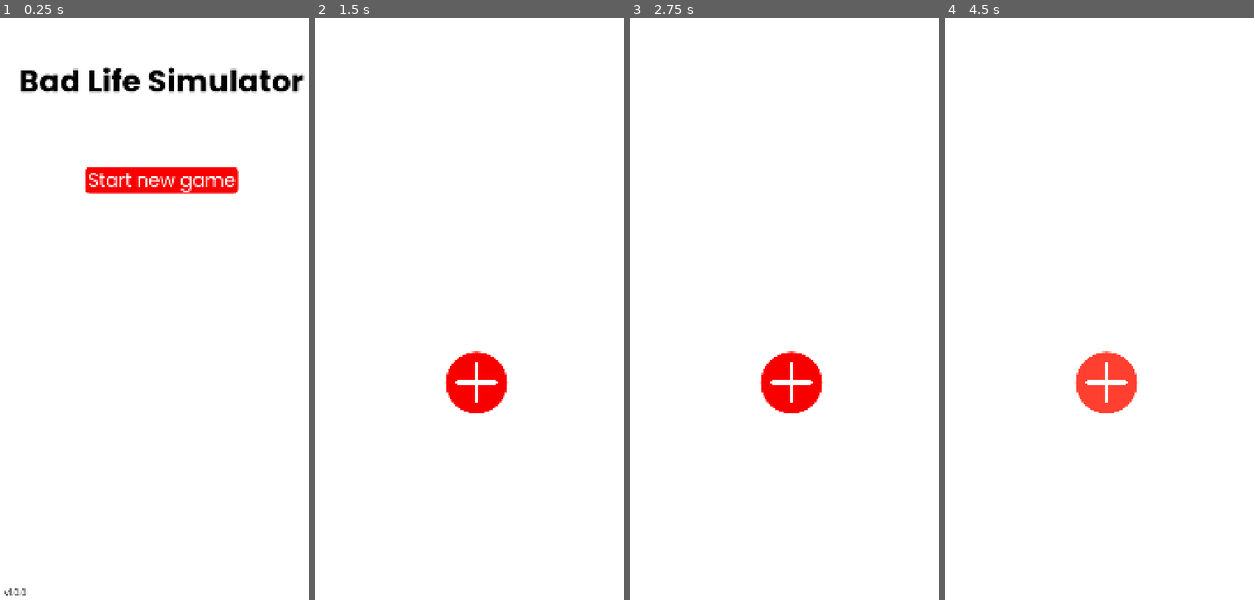
Above: before the commit, frames 1-4 (left to right).
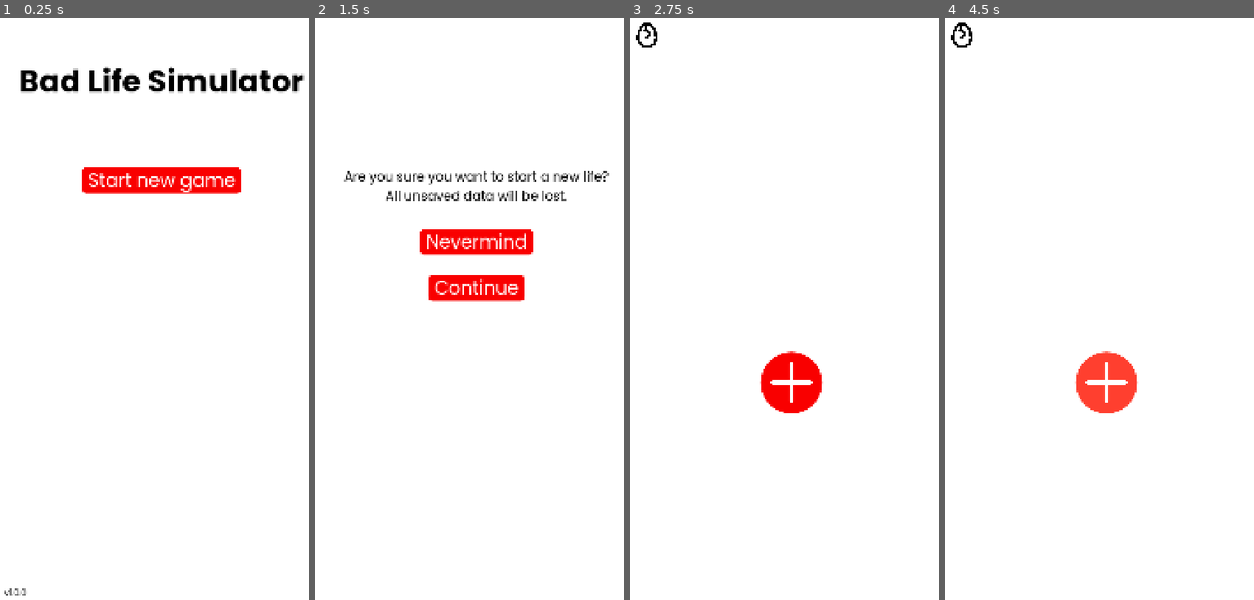
Above: after the commit, the same moments.

Repository: gaulsoodmanbls/badlifesimulator
Game: Godot game, scene res://pages/index.tscn
The game is run twice, just before and just after one commit, with the same random seed, the same clock (stepped at 60 frames per second) and the same inputs.
Inputs (mouse positions are in pixels of both pictures, inside the frame that each line leads up to):
- Up to frame 1 (0.25 s): no input
- Up to frame 2 (1.5 s): click "Start new game" at 0.5 s; click (333, 35) at 1.27 s
- Up to frame 3 (2.75 s): click (790, 239) at 2 s, where only the run after the commit has a clickable "Nevermind"
- Up to frame 4 (4.5 s): click (963, 35) at 2.77 s; click (1105, 285) at 3.5 s, where only the run after the commit has a clickable "Continue"; click (1105, 384) at 4.25 s

The runs differ from the first frame. In frame 1, 0.1% of the frame differs, in the area x 26-79%, y 25-31%; in frame 2, 5.7%, in the area x 9-96%, y 26-68%; in frame 3, 0.1%; in frame 4, 0.1%.

Commit message:
the skeleton of a game menu

Diff:
--- a/objects/button_default.tscn
+++ b/objects/button_default.tscn
@@ -2,7 +2,7 @@
 
 [ext_resource type="Theme" uid="uid://bstk834mafqp" path="res://styles/button1/button1.tres" id="1_j2vkb"]
 
-[node name="button" type="Button"]
+[node name="button" type="Button" unique_id=1544237965]
 offset_right = 479.0
 offset_bottom = 84.0
 theme = ExtResource("1_j2vkb")
--- a/pages/game_menu.tscn
+++ b/pages/game_menu.tscn
@@ -1,10 +1,28 @@
 [gd_scene format=3 uid="uid://dvq8vnrwr8s80"]
 
+[ext_resource type="Script" uid="uid://cyy3scf1t076l" path="res://pages/scripts/gameMenu.gd" id="1_4h7a2"]
 [ext_resource type="PackedScene" uid="uid://pmo8e2dmbkfm" path="res://objects/background.tscn" id="1_owp1n"]
 [ext_resource type="PackedScene" uid="uid://cnln4k2n2uldd" path="res://objects/circular_button.tscn" id="2_jhx4l"]
 [ext_resource type="Texture2D" uid="uid://i1sobtkpdvcs" path="res://assets/plus-white.png" id="3_hnohk"]
+[ext_resource type="Texture2D" uid="uid://di3wdmdrsyafk" path="res://assets/egg-cracked-full-used-rotated.png" id="4_4h7a2"]
+[ext_resource type="Texture2D" uid="uid://dem3xsw7xi24n" path="res://assets/egg-cracked.png" id="5_ec2j7"]
 
-[node name="gameMenu" type="Node2D" unique_id=1681199249]
+[sub_resource type="StyleBoxTexture" id="StyleBoxTexture_qyc5l"]
+texture = ExtResource("4_4h7a2")
+
+[sub_resource type="StyleBoxTexture" id="StyleBoxTexture_smqxy"]
+texture = ExtResource("5_ec2j7")
+
+[sub_resource type="StyleBoxTexture" id="StyleBoxTexture_27i3a"]
+texture = ExtResource("4_4h7a2")
+
+[sub_resource type="Theme" id="Theme_bqpvg"]
+Button/styles/hover = SubResource("StyleBoxTexture_qyc5l")
+Button/styles/normal = SubResource("StyleBoxTexture_smqxy")
+Button/styles/pressed = SubResource("StyleBoxTexture_27i3a")
+
+[node name="game_menu" type="Node2D" unique_id=1681199249]
+script = ExtResource("1_4h7a2")
 
 [node name="background" parent="." unique_id=305944048 instance=ExtResource("1_owp1n")]
 
@@ -18,3 +36,22 @@
 position = Vector2(100, 100)
 scale = Vector2(0.25, 0.25)
 texture = ExtResource("3_hnohk")
+
+[node name="newGameEgg" type="Button" parent="." unique_id=1188804162]
+anchors_preset = 8
+anchor_left = 0.5
+anchor_top = 0.5
+anchor_right = 0.5
+anchor_bottom = 0.5
+offset_left = 20.0
+offset_top = 20.0
+offset_right = 120.0
+offset_bottom = 120.0
+grow_horizontal = 2
+grow_vertical = 2
+pivot_offset = Vector2(50, 50)
+theme = SubResource("Theme_bqpvg")
+
+[connection signal="mouse_entered" from="newGameEgg" to="." method="_on_new_game_egg_mouse_entered"]
+[connection signal="mouse_exited" from="newGameEgg" to="." method="_on_new_game_egg_mouse_exited"]
+[connection signal="pressed" from="newGameEgg" to="." method="_on_new_game_egg_pressed"]
--- /dev/null
+++ b/pages/new_game_confirmation.tscn
@@ -0,0 +1,37 @@
+[gd_scene format=3 uid="uid://bkg6f4t01e6x6"]
+
+[ext_resource type="PackedScene" uid="uid://pmo8e2dmbkfm" path="res://objects/background.tscn" id="1_87tfo"]
+[ext_resource type="Script" uid="uid://bx3k8owwet80g" path="res://pages/scripts/newGameConfirmation.gd" id="1_batlk"]
+[ext_resource type="LabelSettings" uid="uid://dl6sog5hfkb6u" path="res://styles/text/body.tres" id="2_lntjx"]
+[ext_resource type="PackedScene" uid="uid://ck7ra4cupjjkm" path="res://objects/button_default.tscn" id="3_a71gq"]
+
+[node name="new_game_confirmation" type="Node2D" unique_id=804291492]
+script = ExtResource("1_batlk")
+
+[node name="background" parent="." unique_id=804214627 instance=ExtResource("1_87tfo")]
+
+[node name="warning" type="Label" parent="." unique_id=1188178802]
+offset_top = 500.0
+offset_right = 1080.0
+offset_bottom = 623.0
+text = "Are you sure you want to start a new life?
+All unsaved data will be lost."
+label_settings = ExtResource("2_lntjx")
+horizontal_alignment = 1
+
+[node name="cancel" parent="." unique_id=1658048527 instance=ExtResource("3_a71gq")]
+offset_left = 376.0
+offset_top = 700.0
+offset_right = 704.0
+offset_bottom = 784.0
+text = "Nevermind"
+
+[node name="yes" parent="." unique_id=1544237965 instance=ExtResource("3_a71gq")]
+offset_left = 403.0
+offset_top = 850.0
+offset_right = 677.0
+offset_bottom = 934.0
+text = "Continue"
+
+[connection signal="pressed" from="cancel" to="." method="_on_cancel_pressed"]
+[connection signal="pressed" from="yes" to="." method="_on_yes_pressed"]
--- /dev/null
+++ b/pages/scripts/gameMenu.gd
@@ -0,0 +1,16 @@
+extends Node2D #author(s): Ethan Scott
+
+
+# Called when the node enters the scene tree for the first time.
+func _ready() -> void:
+	pass # Replace with function body.
+
+
+func _on_new_game_egg_mouse_entered() -> void: #when the mouse is hovered over the new game egg button
+	$newGameEgg.scale = Vector2(1.1, 1.1) #increases size by 10%
+
+func _on_new_game_egg_mouse_exited() -> void: #when the mouse leaves hovering the new game egg button
+	$newGameEgg.scale = Vector2(1, 1) #sets size back to normal
+
+func _on_new_game_egg_pressed() -> void: #on new game egg button clicked
+	get_tree().change_scene_to_file("res://pages/new_game_confirmation.tscn")
--- a/pages/scripts/index.gd
+++ b/pages/scripts/index.gd
@@ -5,7 +5,7 @@
 func _ready() -> void:
 	if OS.get_name() == "Windows" || OS.get_name() == "Linux": #checks if you're running windows or linux
 		print("you're running windows or linux")
-		var screenResolution: Vector2i = DisplayServer.screen_get_size(DisplayServer.window_get_current_screen()) #gets resolution of screen and saves it as a vector to a variable.
+		var _screenResolution: Vector2i = DisplayServer.screen_get_size(DisplayServer.window_get_current_screen()) #gets resolution of screen and saves it as a vector to a variable.
 		DisplayServer.window_set_size(Vector2i(360, 640)) #sets window resolution to 640 x 360, or 1/3 of the original size. This makes the window managable on lower-resolution screens.
 		DisplayServer.window_set_position(Vector2i(100, 100)) #sets window position to the top-left of the screen. Without any repositioning, the window is by default clipping off the screen on PC displays with a resolution of 1080p or lower.
 		print("window size adjusted")
--- /dev/null
+++ b/pages/scripts/newGameConfirmation.gd
@@ -0,0 +1,9 @@
+extends Node2D
+
+
+func _on_cancel_pressed() -> void:
+	get_tree().change_scene_to_file("res://pages/game_menu.tscn") #cancel; go back to game menu
+
+
+func _on_yes_pressed() -> void:
+	get_tree().change_scene_to_file("res://pages/new_random_game.tscn") #new random game
--- a/pages/scripts/newRandomGame.gd
+++ b/pages/scripts/newRandomGame.gd
@@ -2,7 +2,7 @@
 #generates a random life for the player
 
 
-var tips = ["Stuck? Try not being stuck.", "Working minimum  …(944 unchanged characters)… .", "You're eating too much drywall.", "You should have gone to Specsavers.", "Famous poet Reinhardt Böhmer died in 1997 after buying an armchair 14 minutes before it went on a 90% flash sale."] #tips to be displayed on the screen during loading :)
+var tips = ["Stuck? Try not being stuck.", "Working minimum  …(944 unchanged characters)… .", "You're eating too much drywall.", "Famous poet Reinhardt Böhmer died in 1997 after buying an armchair 14 minutes before it went on a 90% flash sale.", "'I'm gonna make him an offer he can[...] refuse.'"] #tips to be displayed on the screen during loading :)
 
 
 #name variables
@@ -10,7 +10,7 @@
 
 const fFirstNames = ["Minh", "Arwyn", "Lily", "Violet", "Fresh", "Plunk", "Hannah", "Elena", "Sienna", "Alice", "Jacque …(1215 unchanged characters)…
 
-const uFirstNames = ["Robyn", "Jesse", "Quinn", "Riley", "Ch …(199 unchanged characters)… lef", "Gord", "Rowan", "Aether", "Jamie"] #unisex first names
+const uFirstNames = ["Robyn", "Jesse", "Quinn", "Riley", "Ch …(199 unchanged characters)… lef", "Gord", "Rowan", "Aether", "Jamie", "Old Jr."] #unisex first names
 
 const lastNames = ["Fries", "Smith", "Daniels", "Derulo", "Bush", "Wheeler", "Lanyard", "Scott", "Waterson", "Karmichae …(2274 unchanged characters)…
 
@@ -18,6 +18,21 @@
 
 const rareLastNames = ["", "Ery", "Tonk Shank", "Man", "Salad", "Concerning", "", "Recipe", "Guy", "Lol", "DaDuck", "Mc …(196 unchanged characters)…
 
+func cleanLife(): #resets your existing life (if any) and generates new stats
+	global.joy = randi_range(0, 100)
+	global.health = randi_range(0, 100)
+	global.intellect = randi_range(10, 90)
+	global.looks = randi_range(10, 90)
+	global.age = 0
+	global.sex = ""
+	global.firstName = ""
+	global.lastName = ""
+	global.familyFirstNames = []
+	global.familyLastNames = []
+	global.familyTypes = []
+	global.familyAges = []
+	global.familyRelationships = []
+	global.familySexes = []
 
 func namePicker(): #generates a full name for the player
 	print(str(mFirstNames.size()) + " masculine first names.")
@@ -235,7 +250,8 @@
 	print("Health: " + str(global.health))
 	print("Intellect: " + str(global.intellect))
 	print("Looks: " + str(global.looks))
+	cleanLife()
 	namePicker()
 	epicStatChanges()
 	familyGenerator() #:sob:
-	get_tree().change_scene_to_file("res://pages/game_menu.tscn") #transport to main game page
+	get_tree().change_scene_to_file("res://pages/game_menu.tscn") #transport to main game page once loading is finished
--- a/styles/button1/button1.tres
+++ b/styles/button1/button1.tres
@@ -12,8 +12,8 @@
 corner_radius_top_right = 15
 corner_radius_bottom_right = 15
 corner_radius_bottom_left = 15
-expand_margin_left = 10.0
-expand_margin_right = 10.0
+expand_margin_left = 20.0
+expand_margin_right = 20.0
 
 [resource]
 Button/colors/font_color = Color(1, 1, 1, 1)
--- a/styles/button1/button1StyleBoxFlat.tres
+++ b/styles/button1/button1StyleBoxFlat.tres
@@ -6,5 +6,5 @@
 corner_radius_top_right = 15
 corner_radius_bottom_right = 15
 corner_radius_bottom_left = 15
-expand_margin_left = 10.0
-expand_margin_right = 10.0
+expand_margin_left = 20.0
+expand_margin_right = 20.0
--- a/styles/button1/button1StyleBoxFlatPressed.tres
+++ b/styles/button1/button1StyleBoxFlatPressed.tres
@@ -6,5 +6,5 @@
 corner_radius_top_right = 15
 corner_radius_bottom_right = 15
 corner_radius_bottom_left = 15
-expand_margin_left = 10.0
-expand_margin_right = 10.0
+expand_margin_left = 20.0
+expand_margin_right = 20.0
Binary file added: assets/egg-cracked.png
Not shown, added: assets/egg-cracked.png.import
Not shown, changed: license.txt
Not shown, added: pages/scripts/gameMenu.gd.uid
Not shown, added: pages/scripts/newGameConfirmation.gd.uid
Not shown, added: assets/achievements/achievements guide.xlsx
Not shown, added: assets/achievements/~$achievements guide.xlsx
